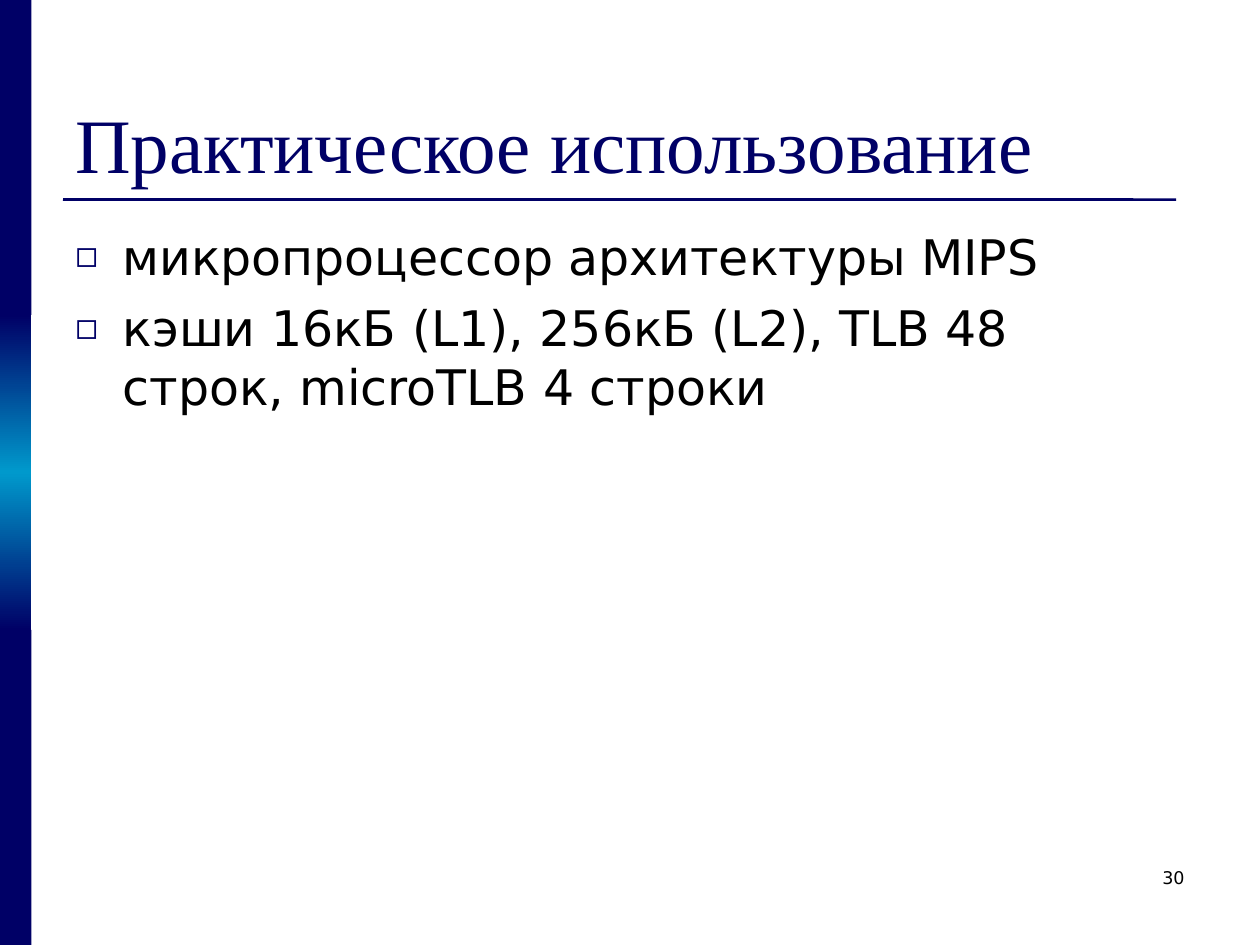
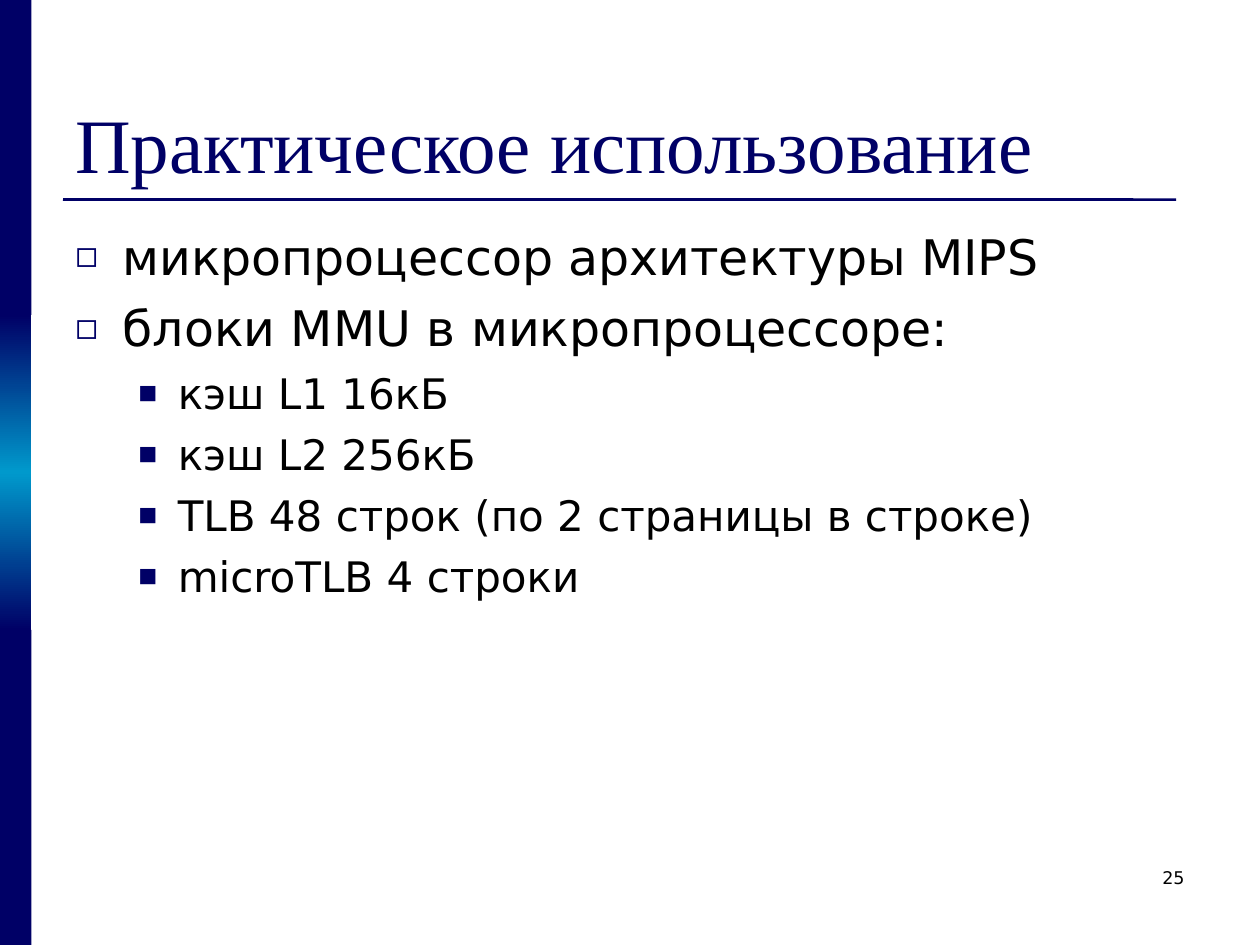
Before and after one commit to kornevgen/tesla-project, a slide deck: slide 25 of papers/THESIS/talks/pred/prethesis9.ppt (slide 30 before the commit). Drawn at 1260x945 pixels with LibreOffice and Linux fonts; fonts in the diff are those of the drawing. Boxes give left, top, right and bottom in pixels: in the first picture for what was removed or moved away, otherwise in the second. Text is boxed around its words. In the diff, an @@ line names an element or a change of style, - is before the commit and + after.

```diff
--- a/papers/THESIS/talks/pred/prethesis9.ppt
+++ b/papers/THESIS/talks/pred/prethesis9.ppt
@@ text at box(123, 308, 1032, 601): text changed; size 28 to 24 pt @@
-◻ кэши 16кБ (L1), 256кБ (L2), TLB 48 строк, microTLB 4 строки
+◻ блоки MMU в микропроцессоре:
+  ■ кэш L1 16кБ
+  ■ кэш L2 256кБ
+  ■ TLB 48 строк (по 2 страницы в строке)
+  ■ microTLB 4 строки
@@ page number at box(1162, 871, 1184, 885): text changed @@
-30
+25
```
Also in this commit, not shown: 21 other slides changed, 1 slide added, 4 slides removed.
